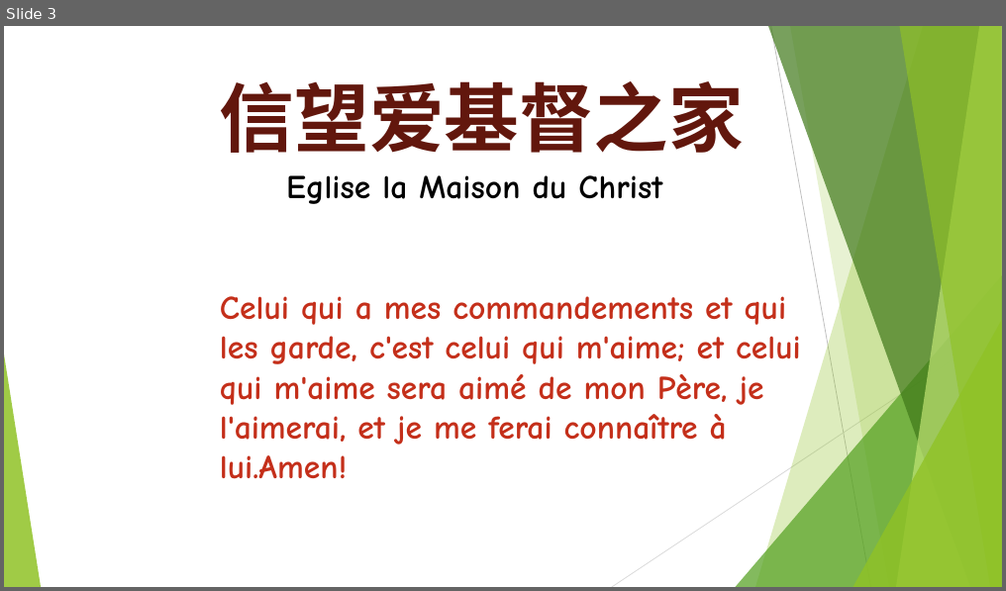
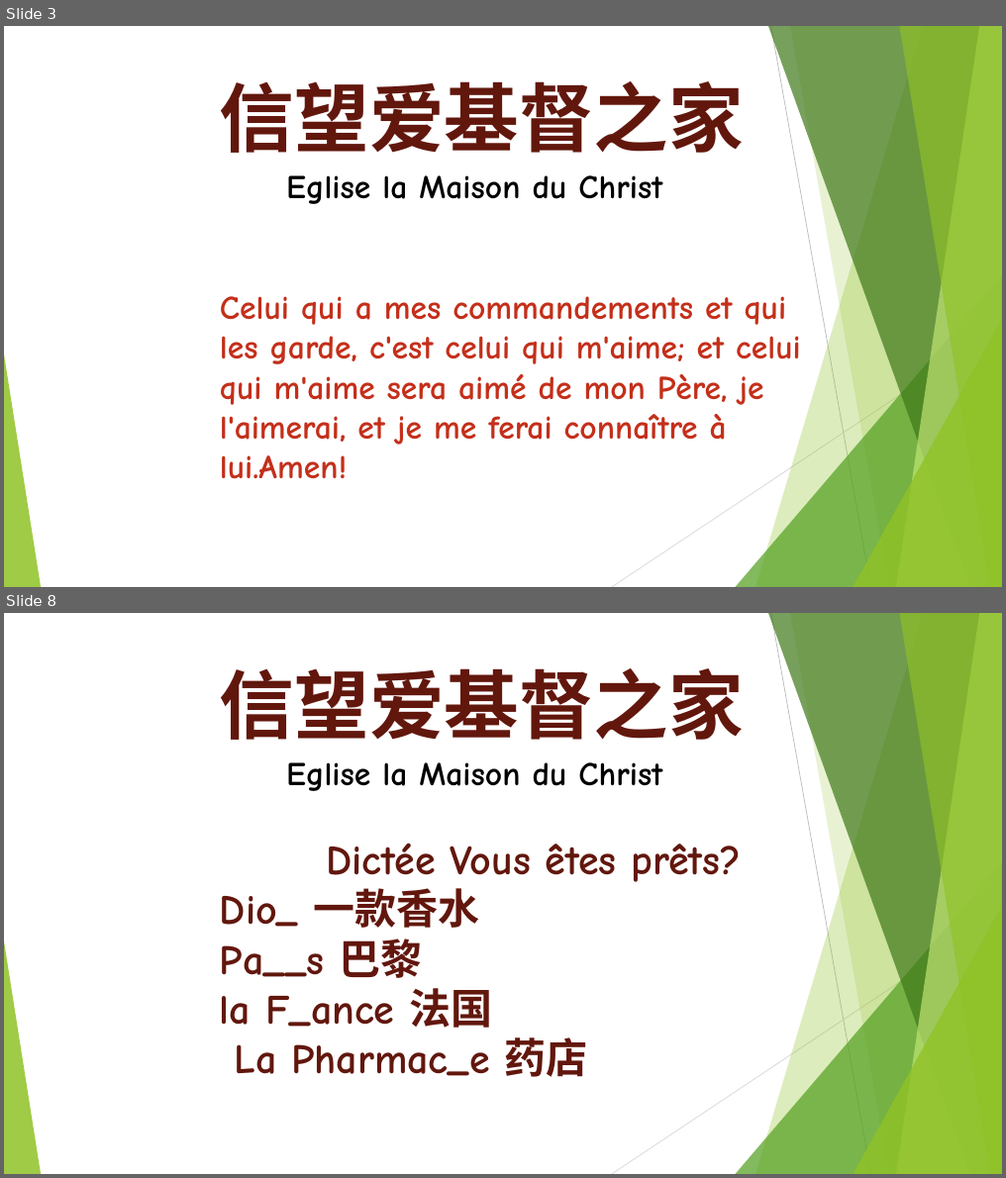
Before and after one commit to WANGZijian1994/SildePPT, a slide deck: 2026-02-22 法语课.pptx. Shown one above the other, each under a label of ours: slide 3 before the commit, slides 3 and 8 after it; the slides between them are not shown. The pictures are 1006x591 and 1006x1178 pixels, drawn with LibreOffice and Linux fonts; fonts in the diff are those of the drawing. Boxes give left, top, right and bottom in pixels: in the first picture for what was removed or moved away, otherwise in the second. Text is boxed around its words. In the diff, an @@ line names an element or a change of style, - is before the commit and + after.

```diff
--- a/2026-02-22 法语课.pptx
+++ b/2026-02-22 法语课.pptx
@@ slide 8 added at (4,613,1002,1174), background #FFFFFF; not listed: 10 template elements that a slide beside it also shows @@
@@ text added at (220,668,744,1077), 40 pt, text #62170D, bold @@
+信望爱基督之家
+Eglise la Maison du Christ
+Dictée Vous êtes prêts?
+Dio_ 一款香水
+Pa__s 巴黎
+la F_ance 法国
+La Pharmac_e 药店
```
Also in this commit, not shown: 22 other slides added, 3 other files.
